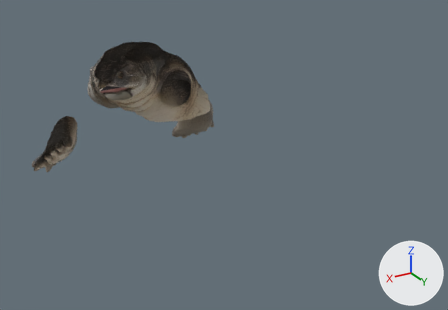
The glTF model public/assets/triassic/creatures/placodus.glb as it was, and as the next commit left it.
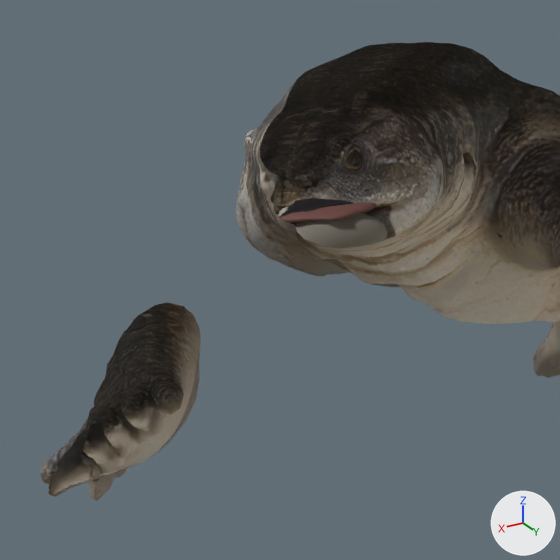
There are two pictures of each version: one whole from a 50 mm lens placed at (2.72, 5.18, 2.18), pointed at (-0.12, 0.45, -0.18), one close up on the part from 5% to 40% of the width and 10% to 61% of the height. Arrows for +X, +Y and +Z are at lower right; the lights stay in place. The last two pictures show the newer version. Everything nearer to the camera than a plane just in front of the edit is cut away. Vertices at exactly the same position are counted once.

The first close-up shows 'Oral cavity lining', 'Placodus authored body', 'Placodus authored body ventral gastral armour', 'Seated jaw hinge tissue' and 2 more.
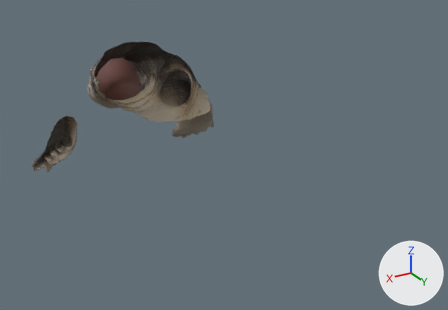
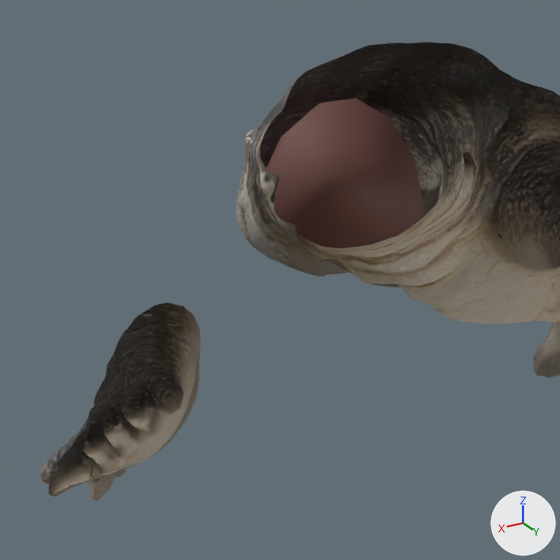
Changed parts and their boxes [x1, y1, x2, y2] in the close-ups (560 x 560 px):
```json
{"object": "Oral cavity lining", "change": "reshaped", "before": [279, 203, 377, 223], "after": [267, 98, 425, 248]}
{"object": "Seated jaw hinge tissue", "change": "unchanged, covered by the edit", "before": [294, 213, 388, 248]}
```

The change, as JSON lines over the scene's bpy script:
```json
{"block": "me_oral_cavity_lining", "where": "# used by ob_oral_cavity_lining; location = (0.0, 0.0, 0.0)"}
{"op": "remove", "block": "me_oral_cavity_lining", "code": "me_oral_cavity_lining.from_pydata(...)  # 308 vertices, 612 faces; spans x -0.201..0.201, y -2.385..-1.99, z -0.336..-0.167"}
{"op": "add", "block": "me_oral_cavity_lining", "code": "me_oral_cavity_lining.from_pydata(...)  # 308 vertices, 608 faces; spans x -0.312..0.312, y -2.385..-1.927, z -0.379..0.26"}
{"block": "me_oral_cavity_lining", "change": "me_oral_cavity_lining part 1: 308 of 308 vertices moved; they spanned x -0.201..0.201, y -2.385..-1.99, z -0.336..-0.167 and now span x -0.312..0.312, y -2.385..-1.927, z -0.379..0.26; mean shift (0.0, 0.016, 0.03)"}
```
